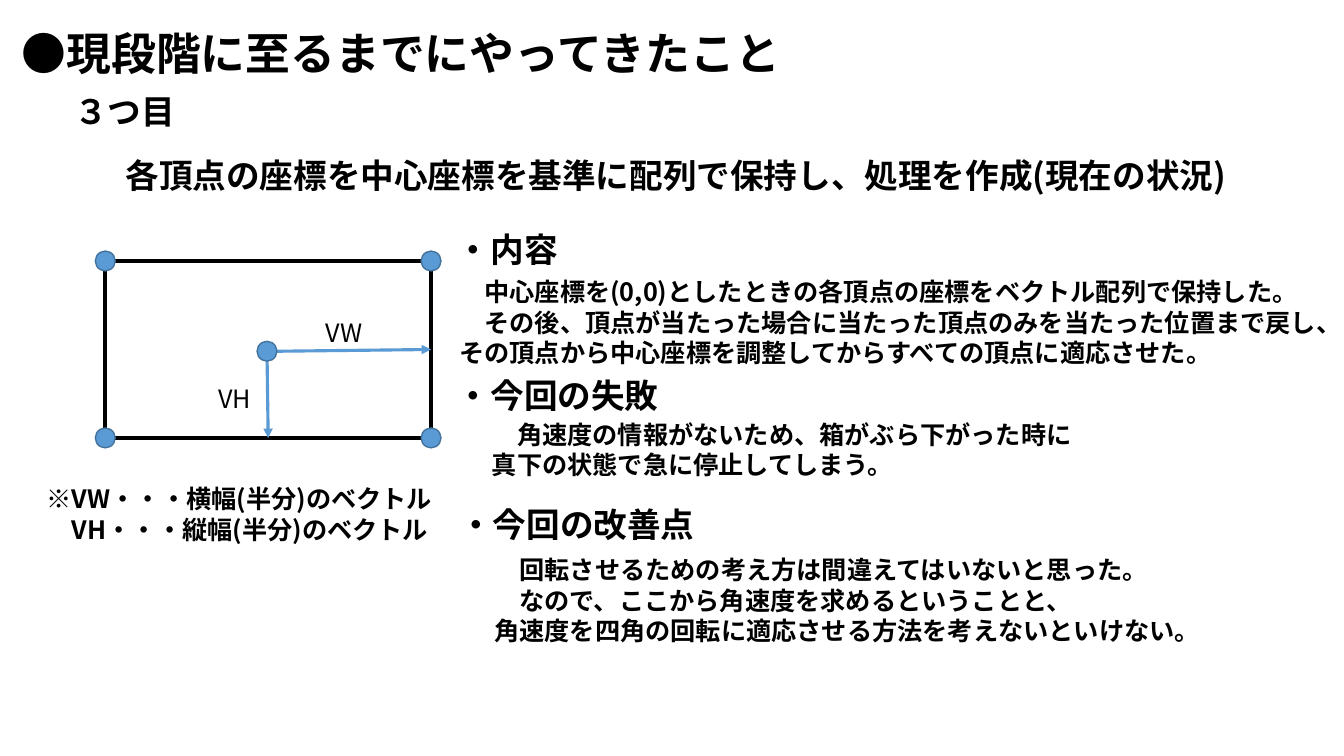
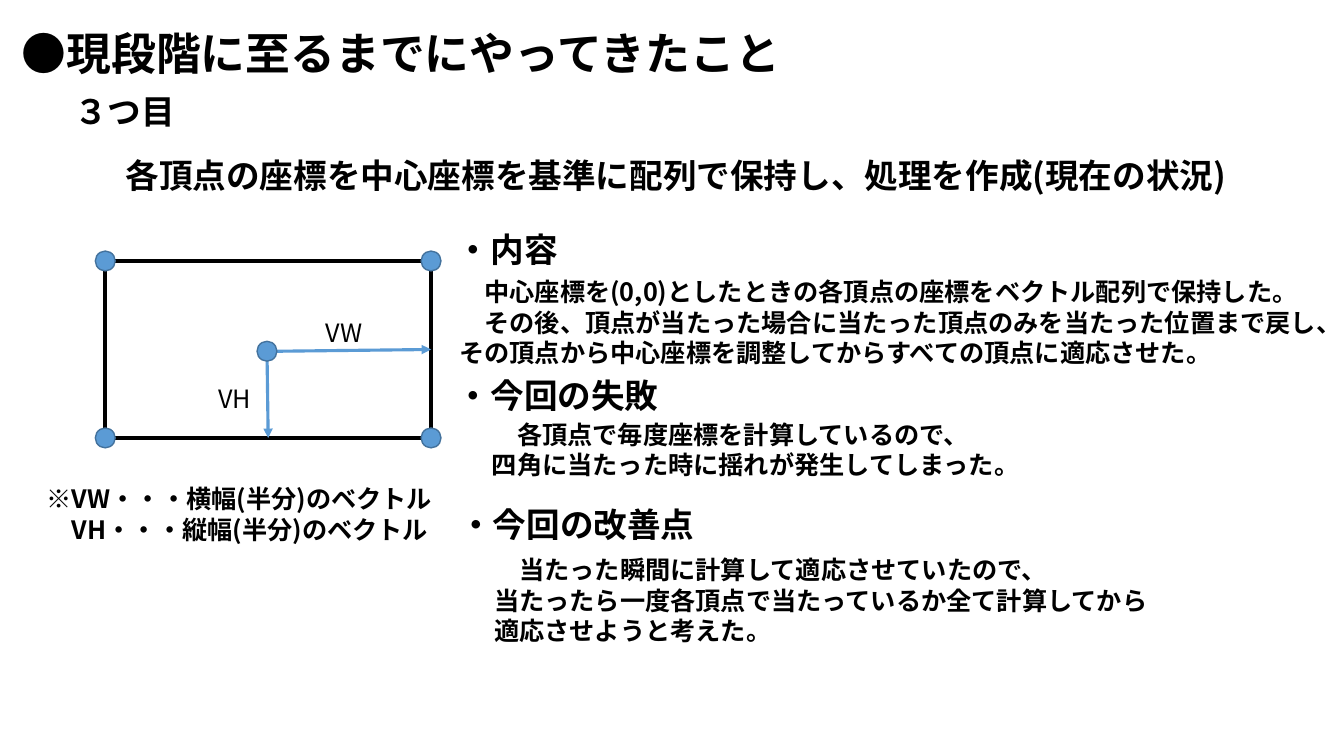
Before and after one commit to yugiry/poster, a slide deck: slide 4 of 物理演算を制作する中で.pptx. Drawn at 1344x756 pixels with LibreOffice and Linux fonts; fonts in the diff are those of the drawing. Boxes give left, top, right and bottom in pixels: in the first picture for what was removed or moved away, otherwise in the second. Text is boxed around its words. In the diff, an @@ line names an element or a change of style, - is before the commit and + after.

Commit message:
コメントを追加してすこし見やすくした

```diff
--- a/物理演算を制作する中で.pptx
+++ b/物理演算を制作する中で.pptx
@@ text at [492, 422, 1019, 477]: text changed @@
-角速度の情報がないため、箱がぶら下がった時に
-真下の状態で急に停止してしまう。
+各頂点で毎度座標を計算しているので、
+四角に当たった時に揺れが発生してしまった。
@@ text at [494, 557, 1147, 643]: text changed @@
-回転させるための考え方は間違えてはいないと思った。
-なので、ここから角速度を求めるということと、
-角速度を四角の回転に適応させる方法を考えないといけない。
+当たった瞬間に計算して適応させていたので、
+当たったら一度各頂点で当たっているか全て計算してから
+適応させようと考えた。
```
Also in this commit, not shown: 31 other files.
